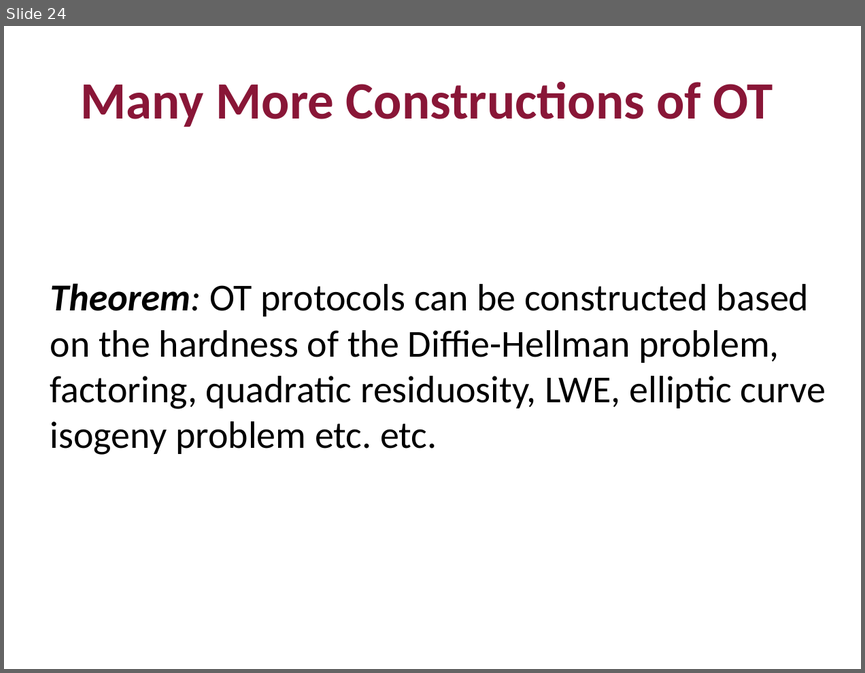
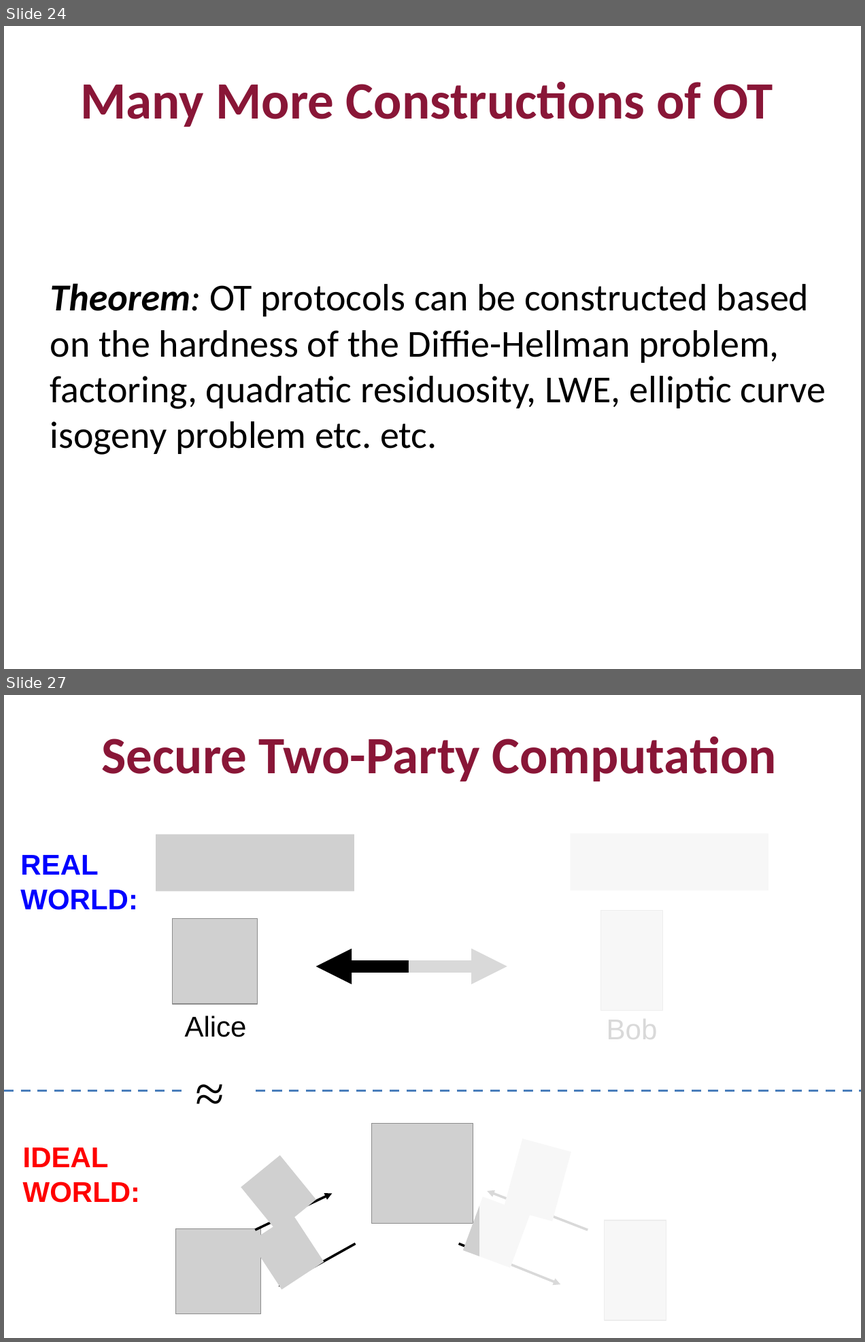
Before and after one commit to mit6875/mit6875.github.io, a slide deck: FA22SLIDES/lec21.pptx. Shown one above the other, each under a label of ours: slide 24 before the commit, slides 24 and 27 after it; the slides between them are not shown. The pictures are 865x673 and 865x1342 pixels, drawn with LibreOffice and Linux fonts; fonts in the diff are those of the drawing; grey boxes stand for pictures. Boxes give left, top, right and bottom in pixels: in the first picture for what was removed or moved away, otherwise in the second. Text is boxed around its words. In the diff, an @@ line names an element or a change of style, - is before the commit and + after.

```diff
--- a/FA22SLIDES/lec21.pptx
+++ b/FA22SLIDES/lec21.pptx
@@ slide 27 added at (4, 695, 861, 1338), background #FFFFFF @@
@@ title added at (102, 736, 776, 781), 44 pt, text #891637, bold @@
+Secure Two-Party Computation
@@ picture added at (156, 834, 354, 892) @@
@@ rectangle added at (409, 830, 768, 1070), fill #FFFFFF at 85% opacity @@
@@ picture added at (570, 833, 768, 890) @@
@@ text added at (20, 855, 138, 910), 24 pt, text #0000FF, bold @@
+REAL WORLD:
@@ picture added at (172, 919, 258, 1004) @@
@@ picture added at (601, 910, 663, 1011) @@
@@ double arrow added from (316, 966) to (507, 966), #000000 10 pt @@
@@ text added at (185, 1015, 247, 1037), 24 pt, text #000000 @@
+Alice
@@ text added at (606, 1014, 657, 1046), 24 pt, text #000000 @@
+Bob
@@ text added at (186, 1062, 249, 1119), 44 pt, text #000000 @@
+≈
@@ line added from (4, 1091) to (861, 1091), #4B7EBC 2 pt dashed @@
@@ rectangle added at (479, 1100, 839, 1338), fill #FFFFFF at 85% opacity @@
@@ picture added at (372, 1123, 473, 1223) @@
@@ group added at (241, 1138, 587, 1232): 2 arrows, 2 pictures @@
@@ text added at (23, 1147, 141, 1202), 24 pt, text #FF0000, bold @@
+IDEAL WORLD:
@@ group added at (250, 1196, 560, 1289): 2 arrows, 2 pictures @@
@@ picture added at (604, 1220, 666, 1321) @@
@@ picture added at (175, 1228, 261, 1314) @@
```
Also in this commit, not shown: 1 slide changed, 13 other slides added, 10 slides removed, 1 other file.
